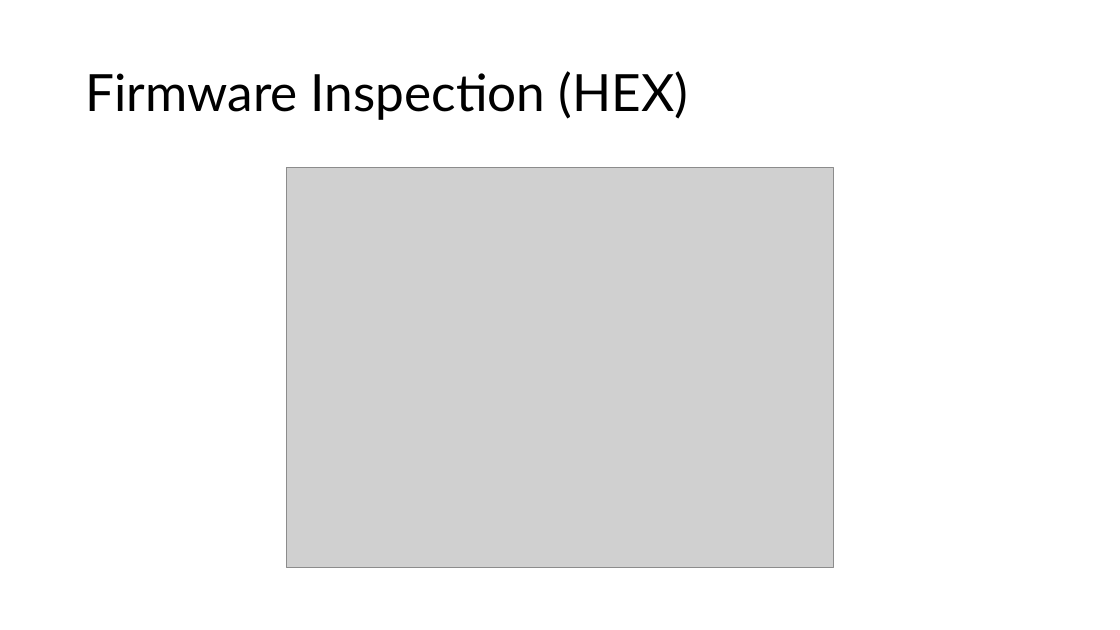
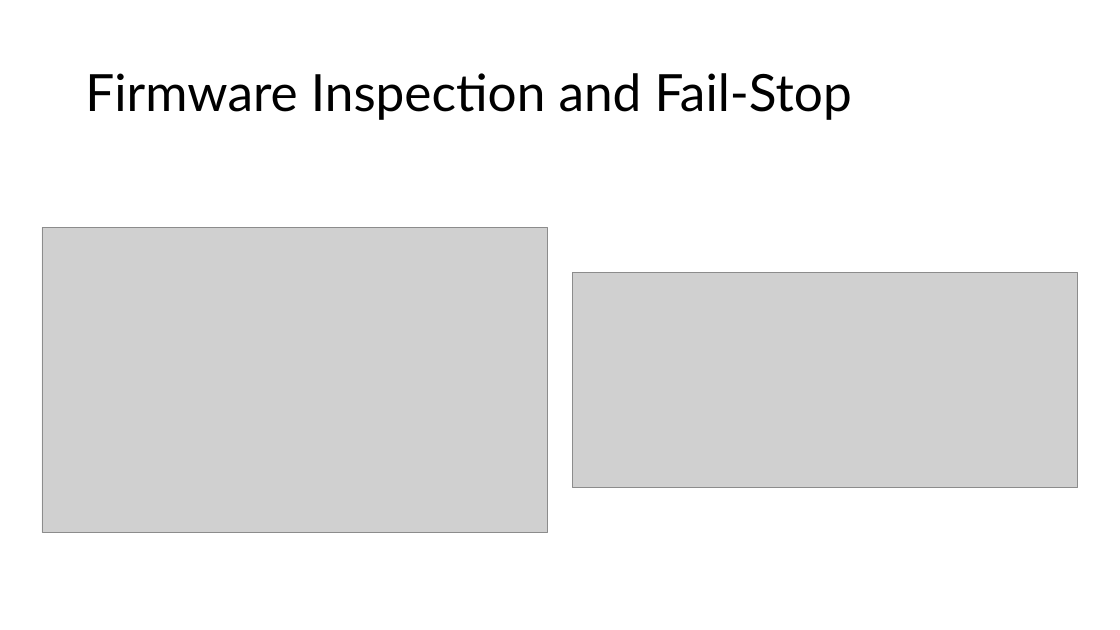
Before and after one commit to Maria618-hash/Ardiono-Alpha, a slide deck: slide 30 of thesis.pptx. Drawn at 1120x630 pixels with LibreOffice and Linux fonts; fonts in the diff are those of the drawing; grey boxes stand for pictures. Boxes give left, top, right and bottom in pixels: in the first picture for what was removed or moved away, otherwise in the second. Text is boxed around its words. In the diff, an @@ line names an element or a change of style, - is before the commit and + after.

```diff
--- a/thesis.pptx
+++ b/thesis.pptx
@@ title at (85,73,852,120): text changed @@
-Firmware Inspection (HEX)
+Firmware Inspection and Fail-Stop
@@ picture: place and size @@
-picture at (287,168,834,568)
+picture at (42,228,548,533)
@@ picture added at (573,272,1079,487) @@
```
Also in this commit, not shown: 4 other slides changed, 6 other files.
